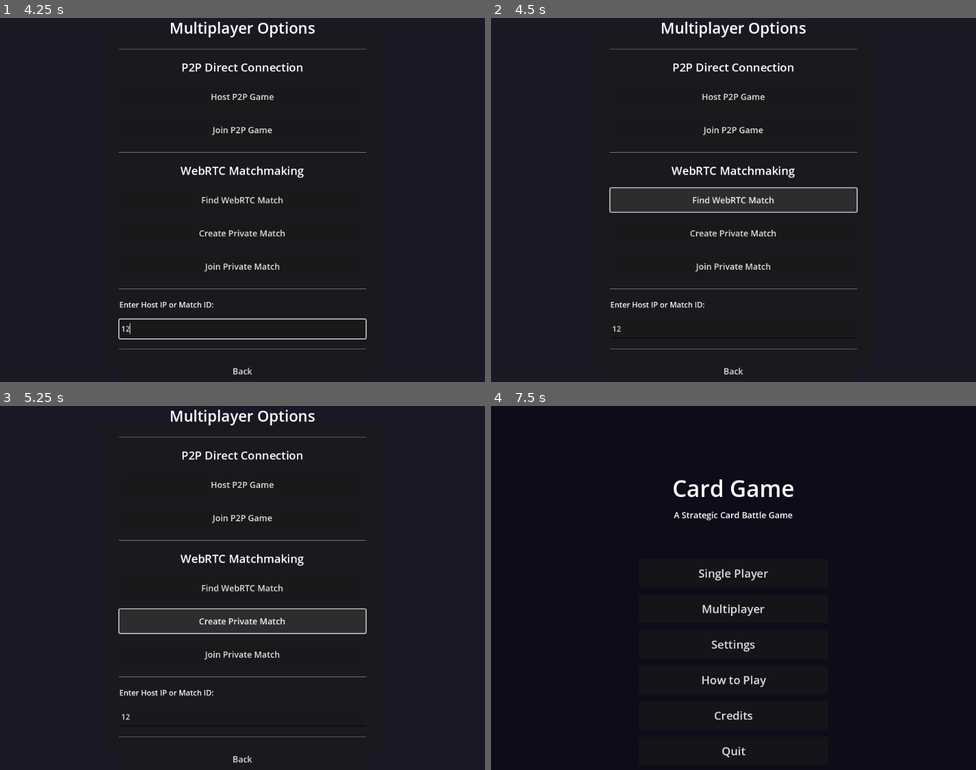
Above: before the commit, frames 1-4 (two rows, left to right).
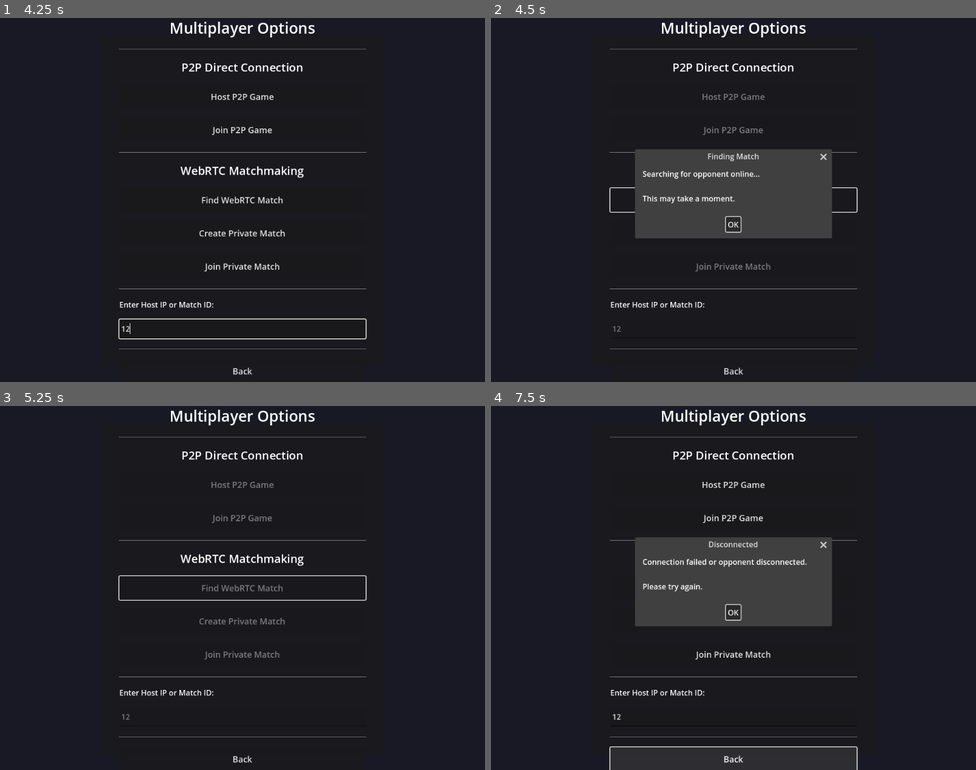
Above: after the commit, the same moments.

Repository: pcphantom/CardGameGD
Game: Godot game, scene res://scenes/ui/main_menu.tscn
Same seed, same stepped clock (60 frames per second), same inputs: the game is played once before the commit and once after it. Sound files missing from this copy of the repository are replaced by a short silence.
Inputs (mouse positions are in pixels of both pictures, inside the frame that each line leads up to):
- Up to frame 1 (4.25 s): click "Single Player" at 0.5 s; click "Single Player" at 1.25 s; click "OK" at 2 s; click "Multiplayer" at 2.75 s; click (242, 327) at 3.52 s; type "12" at 3.6 s
- Up to frame 2 (4.5 s): click "Find WebRTC Match" at 4.25 s
- Up to frame 3 (5.25 s): click (242, 613) at 5 s, where only the run after the commit has a clickable "OK"
- Up to frame 4 (7.5 s): click (733, 620) at 5.75 s, where only the run before the commit has a clickable "Create Private Match"; click (733, 486) at 6.5 s, where only the run before the commit has a clickable "Host P2P Game"; click "Back" at 7.25 s

Frame 1 is identical in both runs. In frame 2, 7.7% of the frame differs, in the area x 25-71%, y 20-87%; in frame 3, 1.5%; in frame 4, 16%, in the area x 24-76%, y 1-100%.
Error before the commit: Parse Error: Cannot return value of type "Callable" because the function return type is "bool". (res://scripts/autoload/network_manager.gd:381)
Error after the commit: Trying to assign value of type 'float' to a variable of type 'String'. (res://scripts/autoload/card_database.gd:132)

Commit message:
Fix network_manager references to renamed is_connected property

Diff:
--- a/CardGameGD/scripts/autoload/network_manager.gd
+++ b/CardGameGD/scripts/autoload/network_manager.gd
@@ -194,7 +194,7 @@
 
 	match current_connection_type:
 		ConnectionType.P2P_DIRECT:
-			if p2p_connection.is_connected:
+			if p2p_connection.connected_to_peer:
 				p2p_connection.send_event(event)
 				print("NetworkManager: Sent event via P2P: %s" % event.get_event_type_string())
 			else:
@@ -378,7 +378,7 @@
 			return false
 
 		ConnectionType.P2P_DIRECT:
-			return p2p_connection.is_connected
+			return p2p_connection.connected_to_peer
 
 		ConnectionType.WEBRTC_MATCHMAKING:
 			return webrtc_matchmaking.is_peer_connected()
